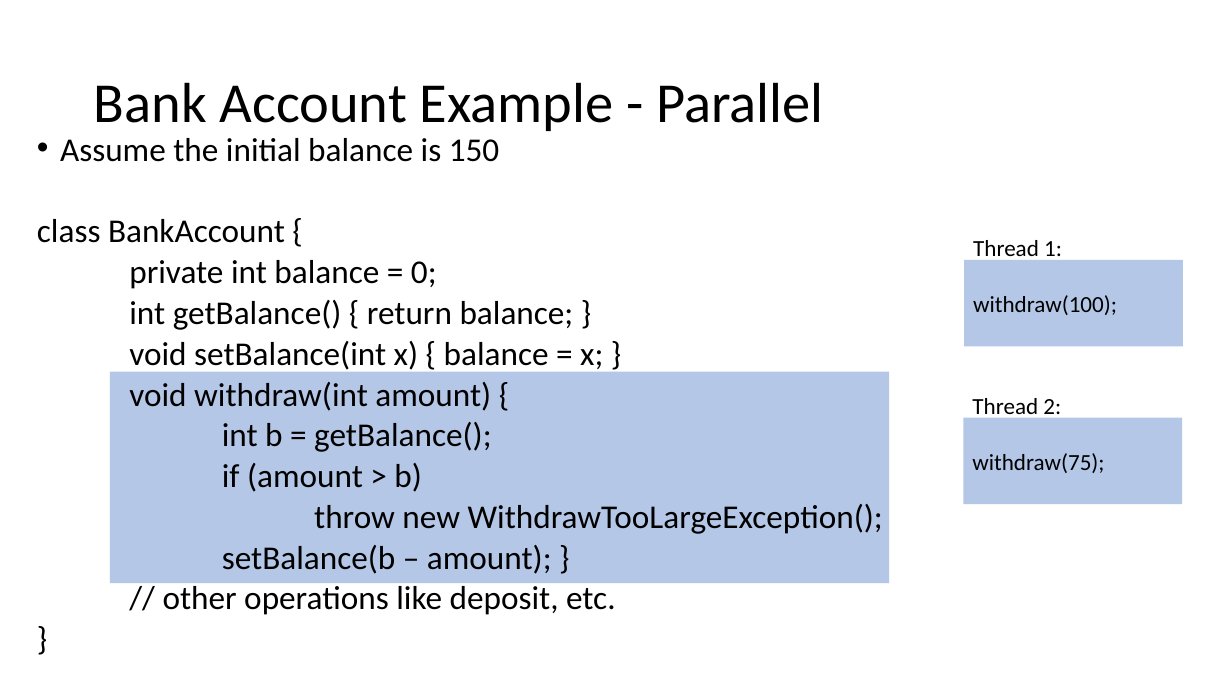
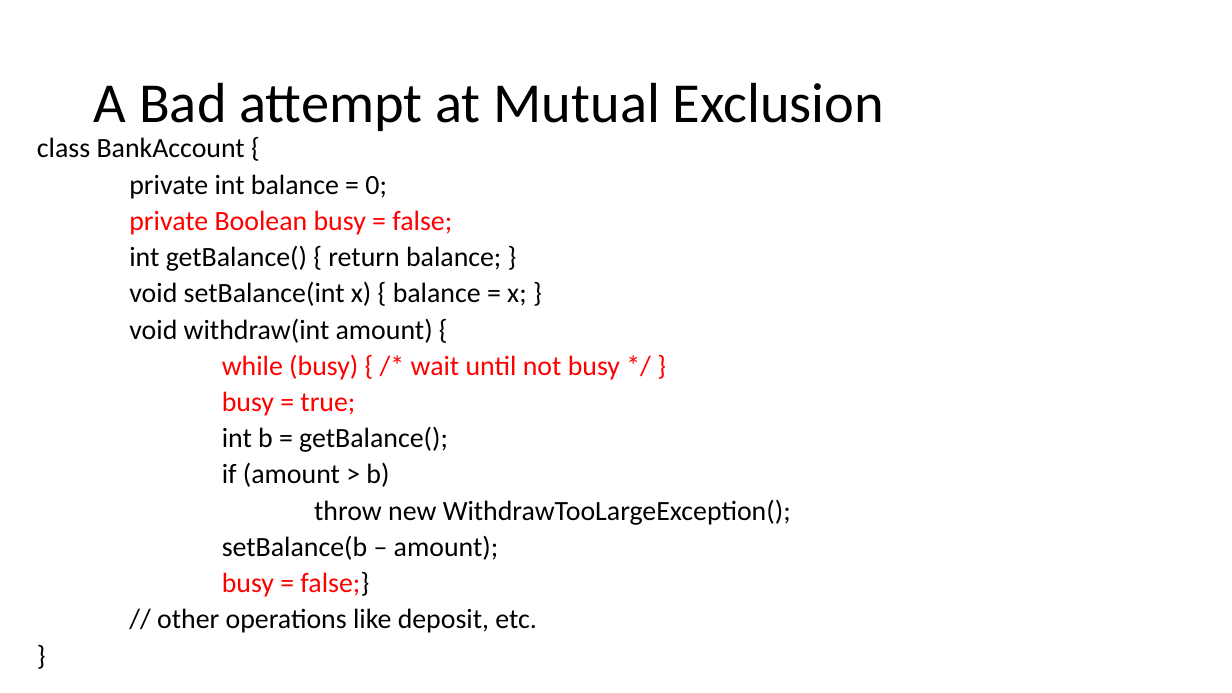
Before and after one commit to natebrunelle/cse332, a slide deck: slide 4 of markdown/files/slides/lecture20_concurrency2.pptx (slide 2 before the commit). Drawn at 1232x693 pixels with LibreOffice and Linux fonts; fonts in the diff are those of the drawing. Boxes give left, top, right and bottom in pixels: in the first picture for what was removed or moved away, otherwise in the second. Text is boxed around its words. In the diff, an @@ line names an element or a change of style, - is before the commit and + after.

```diff
--- a/markdown/files/slides/lecture20_concurrency2.pptx
+++ b/markdown/files/slides/lecture20_concurrency2.pptx
@@ title at <box>94,82,885,131</box>: text changed @@
-Bank Account Example - Parallel
+A Bad attempt at Mutual Exclusion
@@ text at <box>37,137,791,633</box>: size 25.9 to 21.7 pt in "class BankAccount {", "private int balance = 0;", "int getBalance() { return balance; }", "void setBalance(int x) { balance = x; ..." and 6 more places @@
@@ text at <box>60,138,500,162</box>: paragraph removed @@
-• Assume the initial balance is 150
@@ text at <box>129,210,452,235</box>: paragraph added @@
+private Boolean busy = false;
@@ rectangle removed at <box>964,260,1183,347</box> @@
-withdraw(100);
@@ text removed at <box>973,240,1062,263</box> @@
-Thread 1:
@@ text at <box>222,354,620,416</box>: paragraphs added @@
+while (busy) { /* wait until not busy */ }
+busy = true;
@@ rectangle removed at <box>110,372,889,583</box> @@
@@ rectangle removed at <box>964,418,1183,505</box> @@
-withdraw(75);
@@ text removed at <box>972,398,1061,420</box> @@
-Thread 2:
@@ text at <box>222,536,499,597</box>: text changed; size 25.9 to 21.7 pt @@
-setBalance(b – amount); }
+setBalance(b – amount);
+busy = false;}
```
Also in this commit, not shown: 26 other slides changed, 5 slides added, 2 slides removed, 12 other files.
